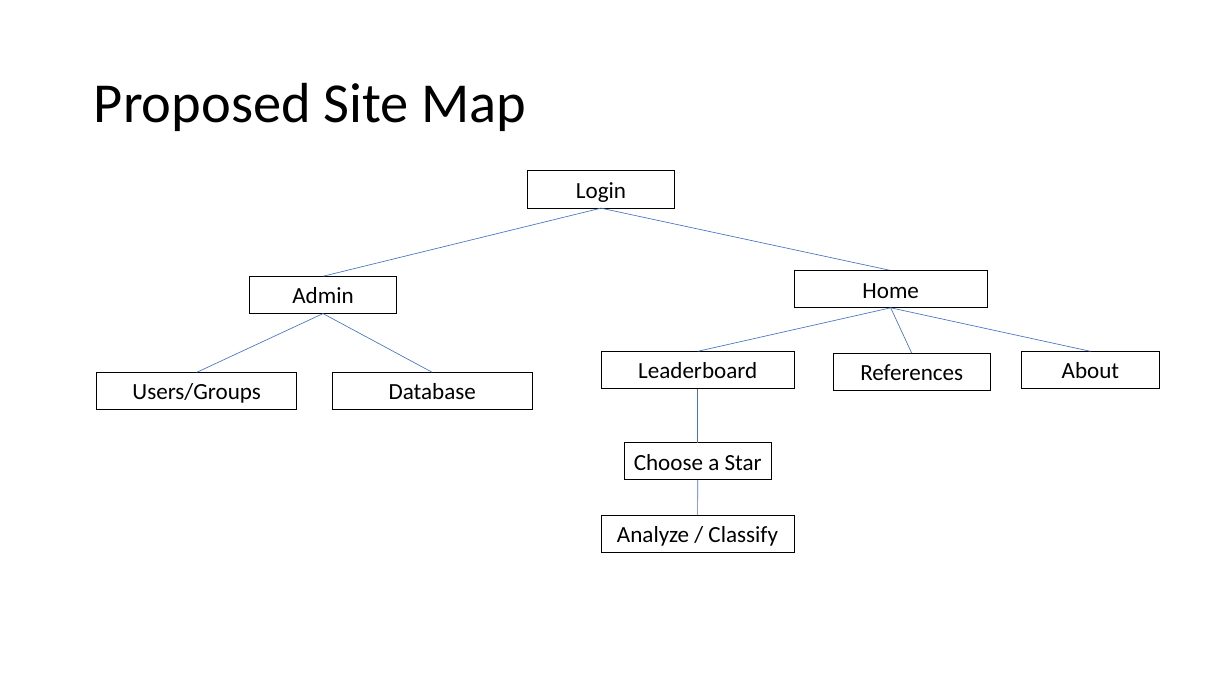
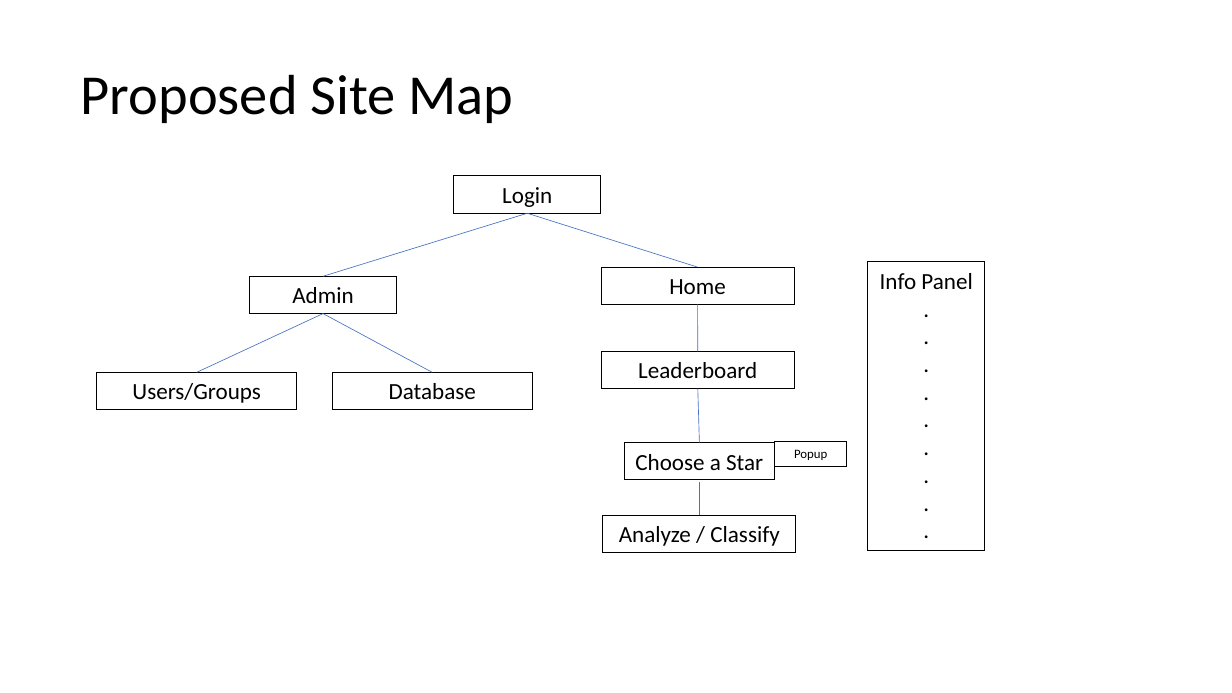
Before and after one commit to cwinsor/django_103_plasticc_and_ux, a slide deck: slide 16 of presentation.pptx (slide 15 before the commit). Drawn at 1232x693 pixels with LibreOffice and Linux fonts; fonts in the diff are those of the drawing. Boxes give left, top, right and bottom in pixels: in the first picture for what was removed or moved away, otherwise in the second. Text is boxed around its words. In the diff, an @@ line names an element or a change of style, - is before the commit and + after.

```diff
--- a/presentation.pptx
+++ b/presentation.pptx
@@ title "Proposed Site Map" moved from (x1=94, y1=82, x2=527, y2=131) to (x1=81, y1=74, x2=513, y2=123) @@
@@ rectangle "Login" moved from (x1=528, y1=171, x2=676, y2=208) to (x1=454, y1=176, x2=602, y2=213) @@
@@ line moved from (323, 276) - (601, 208) to (323, 276) - (528, 213) @@
@@ line moved from (601, 208) - (891, 271) to (528, 213) - (698, 267) @@
@@ rectangle "Home" moved from (x1=794, y1=271, x2=987, y2=308) to (x1=601, y1=267, x2=794, y2=304) @@
@@ rectangle "Info Panel" resized from (x1=834, y1=353, x2=991, y2=390) to (x1=868, y1=262, x2=985, y2=551) @@
@@ text in rectangle at (x1=880, y1=273, x2=972, y2=289): text changed @@
-References
+Info Panel
+.
+.
+.
+.
+.
+.
+.
+.
+.
@@ line moved from (698, 351) - (891, 308) to (698, 351) - (698, 305) @@
@@ line removed from (912, 353) to (891, 308) @@
@@ line removed from (1091, 351) to (891, 308) @@
@@ rectangle removed at (x1=1022, y1=351, x2=1160, y2=388) @@
-About
@@ rectangle added at (x1=775, y1=442, x2=848, y2=467), outline #000000 0.75 pt, 10 pt, text #000000 @@
+Popup
```
Also in this commit, not shown: 1 other slide changed, 1 slide added, 7 other files.
